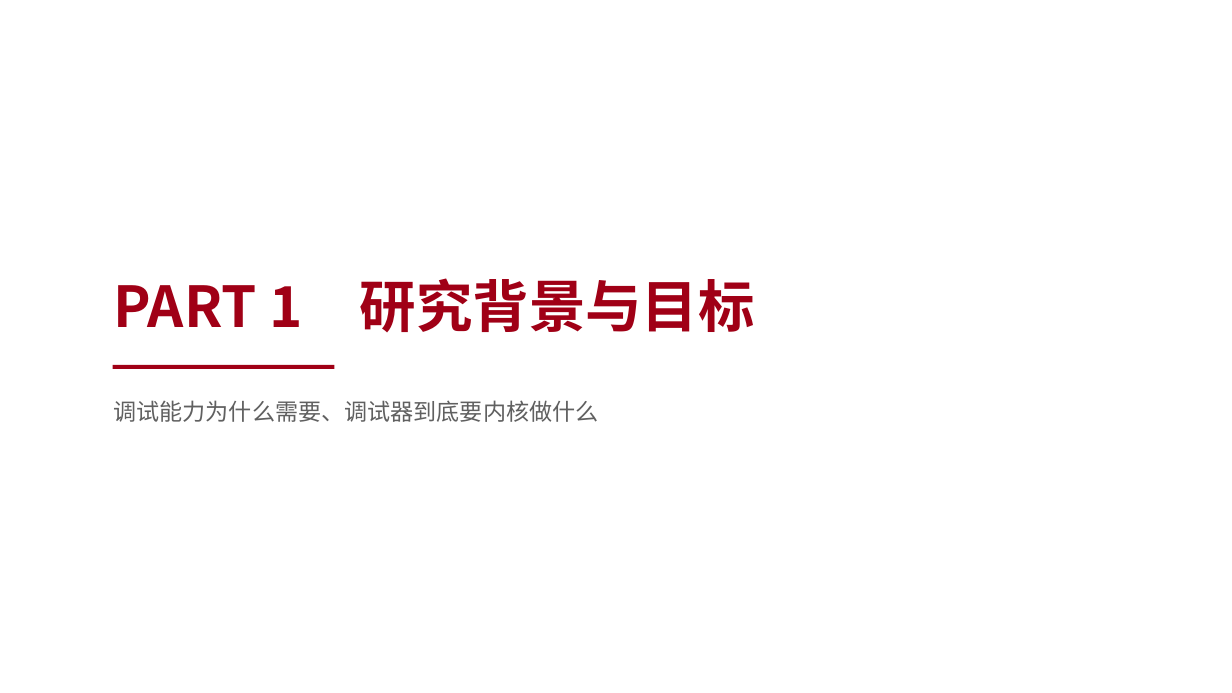
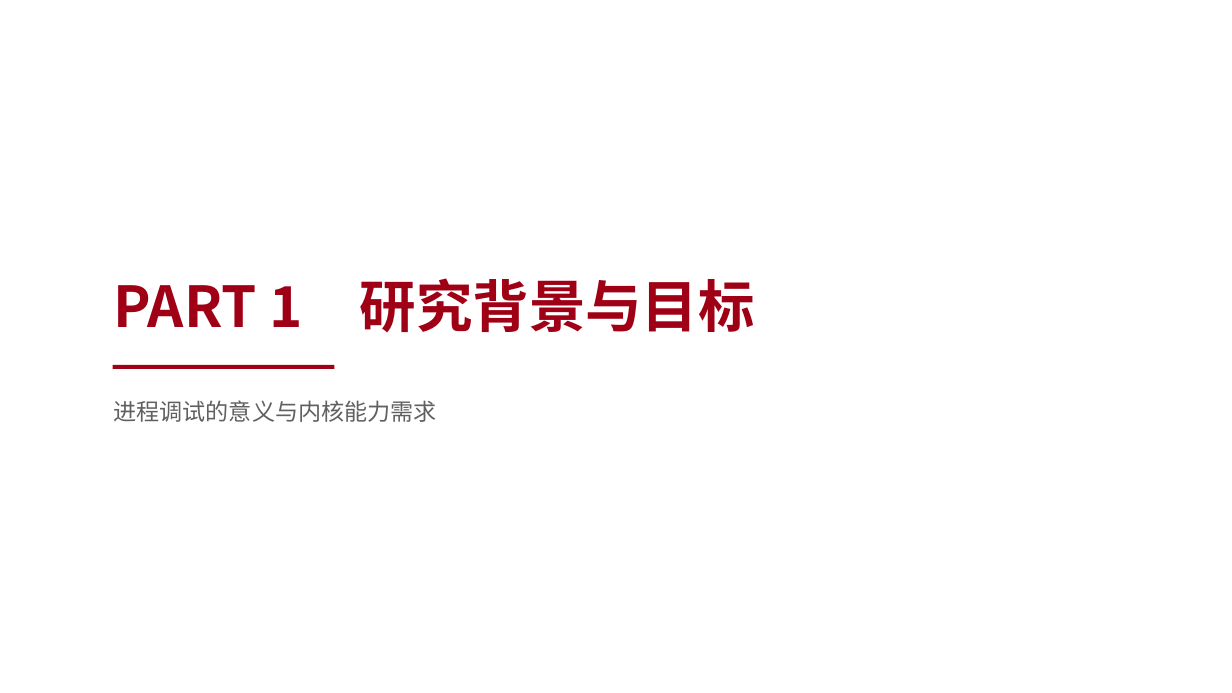
Before and after one commit to vvvvsv/asterinas, a slide deck: slide 3 of research_practice/答辩-科研实践.pptx. Drawn at 1232x693 pixels with LibreOffice and Linux fonts; fonts in the diff are those of the drawing. Boxes give left, top, right and bottom in pixels: in the first picture for what was removed or moved away, otherwise in the second. Text is boxed around its words. In the diff, an @@ line names an element or a change of style, - is before the commit and + after.

```diff
--- a/research_practice/答辩-科研实践.pptx
+++ b/research_practice/答辩-科研实践.pptx
@@ text at [113, 400, 436, 422]: text changed @@
-调试能力为什么需要、调试器到底要内核做什么
+进程调试的意义与内核能力需求
```
Also in this commit, not shown: 4 other slides changed, 1 slide added, 4 other files.
